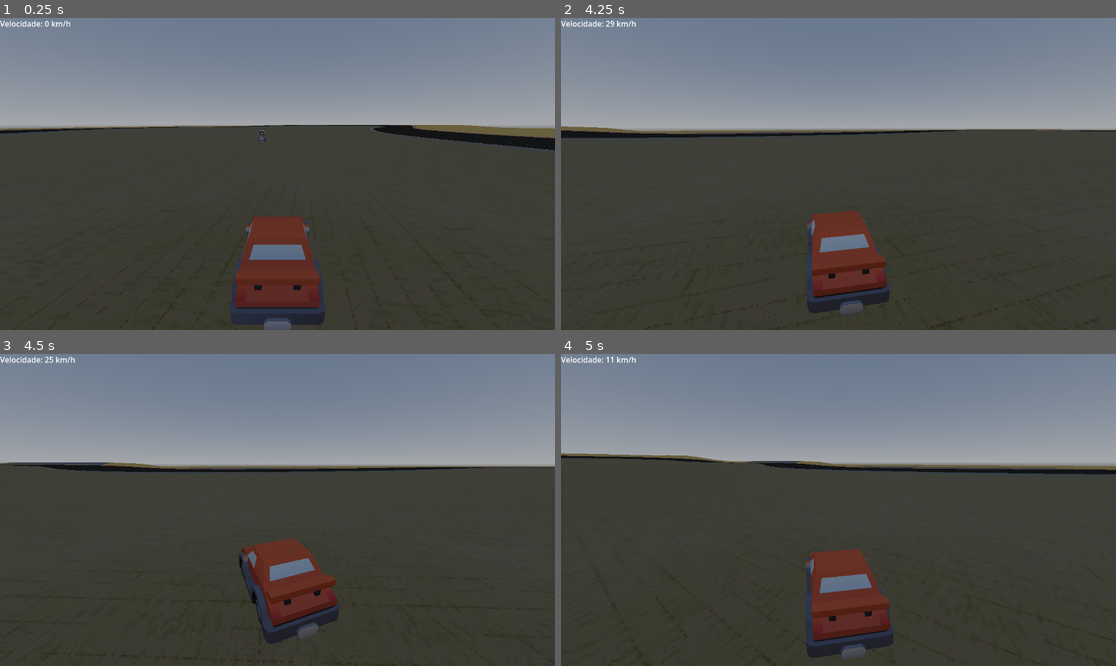
Above: before the commit, frames 1-4 (two rows, left to right).
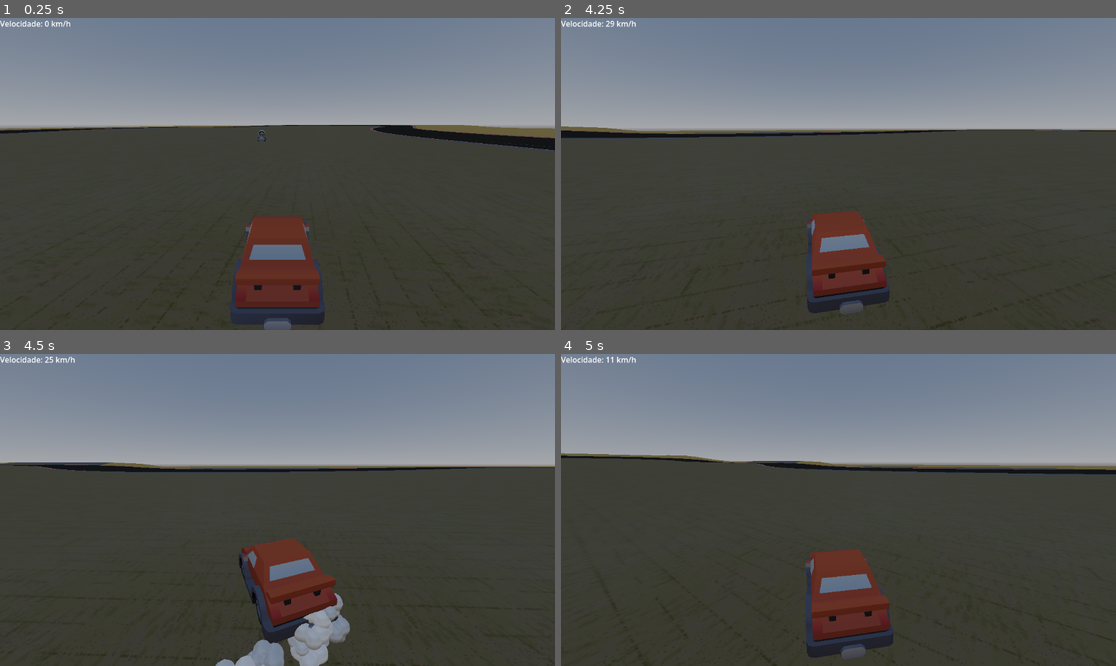
Above: after the commit, the same moments.

Repository: pdovitor/rogue-kart
Game: Godot game, scene res://Scenes/main.tscn
The game is run twice, just before and just after one commit, with the same random seed, the same clock (stepped at 60 frames per second) and the same inputs.
Inputs:
- Up to frame 1 (0.25 s): no input
- Up to frame 2 (4.25 s): hold D (Steer_Right) 0.53-1.28 s; tap Shift (Drift) every 0.75 s from 0.6 to 3.6 s; tap Enter at 1.25 s; hold S (Brake) 1.28-2.03 s; hold D (Steer_Right) 2.03-2.78 s; hold W (Accelerate) 2.78-3.53 s; hold A (Steer_Left) from 3.53 s (still down)
- Up to frame 3 (4.5 s): keep holding A (Steer_Left); tap Shift (Drift) at 4.35 s
- Up to frame 4 (5 s): keep holding A (Steer_Left)

Frames 1-2 are identical in both runs. In frame 3, 1.9% of the frame differs, in the area x 38-64%, y 76-100%; in frame 4, nothing differs.

Commit message:
fumaca drift

Diff:
--- a/Scenes/car.tscn
+++ b/Scenes/car.tscn
@@ -2,6 +2,10 @@
 
 [ext_resource type="Script" uid="uid://va0xom1ifocj" path="res://Scripts/player.gd" id="1_go66d"]
 [ext_resource type="Texture2D" uid="uid://dk3n7wxyuyuo8" path="res://Assets/aliens/colormap.png" id="1_wqo35"]
+[ext_resource type="Shader" uid="uid://dxuqb70coe8h2" path="res://Shaders/smoke_shader.tres" id="3_u41r7"]
+[ext_resource type="Texture2D" uid="uid://by24ursm66ip3" path="res://Assets/texture/T_Noise_001R.png" id="4_aky6y"]
+[ext_resource type="Material" uid="uid://dbc3ki47t7aj6" path="res://Shaders/smoke_particle_process_material.tres" id="5_aky6y"]
+[ext_resource type="ArrayMesh" uid="uid://c7fctk1cdvik0" path="res://Assets/objects/sm_cloud.obj" id="5_aqss3"]
 
 [sub_resource type="PhysicsMaterial" id="PhysicsMaterial_go66d"]
 bounce = 0.1
@@ -231,6 +235,12 @@
 
 [sub_resource type="StandardMaterial3D" id="StandardMaterial3D_argdw"]
 albedo_texture = ExtResource("1_wqo35")
+
+[sub_resource type="ShaderMaterial" id="ShaderMaterial_y3wrf"]
+render_priority = 0
+shader = ExtResource("3_u41r7")
+shader_parameter/Texture_Scale = Vector2(0.5, 0.5)
+shader_parameter/Disolver_Texture = ExtResource("4_aky6y")
 
 [sub_resource type="Animation" id="Animation_go66d"]
 resource_name = "Hop"
@@ -378,6 +388,26 @@
 mesh = SubResource("ArrayMesh_534nx")
 surface_material_override/0 = SubResource("StandardMaterial3D_argdw")
 
+[node name="SmokeParticlesRight" type="GPUParticles3D" parent="SubViewportContainer/SubViewport/Car/Model/body" unique_id=2050426430]
+transform = Transform3D(1, 8.7166654e-08, 8.073556e-08, -8.716663e-08, 0.076492816, 0.99707013, 8.0735504e-08, -0.99707013, 0.076492816, -0.3909385, -0.12912998, -0.44557923)
+material_override = SubResource("ShaderMaterial_y3wrf")
+emitting = false
+amount = 100
+lifetime = 0.35000000000000003
+fixed_fps = 60
+process_material = ExtResource("5_aky6y")
+draw_pass_1 = ExtResource("5_aqss3")
+
+[node name="SmokeParticlesLeft" type="GPUParticles3D" parent="SubViewportContainer/SubViewport/Car/Model/body" unique_id=694478975]
+transform = Transform3D(1, 8.7166654e-08, 8.073556e-08, -8.716663e-08, 0.076492816, 0.99707013, 8.0735504e-08, -0.99707013, 0.076492816, 0.576018, -0.12912998, -0.5371132)
+material_override = SubResource("ShaderMaterial_y3wrf")
+emitting = false
+amount = 100
+lifetime = 0.35000000000000003
+fixed_fps = 60
+process_material = ExtResource("5_aky6y")
+draw_pass_1 = ExtResource("5_aqss3")
+
 [node name="GroundRay" type="RayCast3D" parent="SubViewportContainer/SubViewport/Car" unique_id=673199066]
 
 [node name="DriftTimer" type="Timer" parent="SubViewportContainer/SubViewport" unique_id=1935430453]
--- a/Scripts/player.gd
+++ b/Scripts/player.gd
@@ -11,6 +11,8 @@
 @onready var SpringArm = $SubViewportContainer/SubViewport/SpringArm3D
 @onready var Cam = $SubViewportContainer/SubViewport/SpringArm3D/Camera3D
 @onready var GroundRay = $SubViewportContainer/SubViewport/Car/GroundRay
+@onready var SmokeParticlesRight = $SubViewportContainer/SubViewport/Car/Model/body/SmokeParticlesRight
+@onready var SmokeParticlesLeft = $SubViewportContainer/SubViewport/Car/Model/body/SmokeParticlesLeft
 
 var standard_scale = Vector3(1, 1, 1)
 var squash_scale = Vector3(1.4, 0.5, 1.4) # Achatado no impacto
@@ -152,6 +154,12 @@
 		Cam.h_offset = lerp(Cam.h_offset, 0.0, 15.0 * delta)
 		Cam.v_offset = lerp(Cam.v_offset, 0.0, 15.0 * delta)
 	CarBody.scale = CarBody.scale.lerp(standard_scale, scaling_lerp_speed * delta)
+	if Drifting and Ball.linear_velocity.length() > 2.0:
+		SmokeParticlesRight.emitting = true
+		SmokeParticlesLeft.emitting = true
+	else:
+		SmokeParticlesRight.emitting = false
+		SmokeParticlesLeft.emitting = false
 
 func RotateCar(delta):
 	var new_basis = Car.global_transform.basis.rotated(Car.global_transform.basis.y, rotate_input)
--- /dev/null
+++ b/Shaders/smoke_particle_process_material.tres
@@ -0,0 +1,40 @@
+[gd_resource type="ParticleProcessMaterial" format=3 uid="uid://dbc3ki47t7aj6"]
+
+[sub_resource type="Curve" id="Curve_u41r7"]
+_data = [Vector2(0, 0), 0.0, 0.0, 0, 0, Vector2(1, 1), 2.9662924, 0.0, 0, 0]
+point_count = 2
+
+[sub_resource type="CurveTexture" id="CurveTexture_aky6y"]
+texture_mode = 1
+curve = SubResource("Curve_u41r7")
+
+[sub_resource type="Gradient" id="Gradient_u41r7"]
+offsets = PackedFloat32Array(0, 0.4368421, 1)
+colors = PackedColorArray(0, 0, 0, 1, 0.55263156, 0.55263156, 0.55263156, 1, 0.74138474, 0.7413847, 0.74138457, 1)
+
+[sub_resource type="GradientTexture1D" id="GradientTexture1D_aky6y"]
+gradient = SubResource("Gradient_u41r7")
+
+[sub_resource type="Curve" id="Curve_argdw"]
+_data = [Vector2(0, 0.30337083), 0.0, 0.0, 0, 0, Vector2(1, 0.77528095), 0.0, 0.0, 0, 0]
+point_count = 2
+
+[sub_resource type="CurveTexture" id="CurveTexture_lh2yg"]
+curve = SubResource("Curve_argdw")
+
+[resource]
+particle_flag_rotate_y = true
+emission_shape = 1
+emission_sphere_radius = 0.5
+angle_min = -179.99998
+angle_max = 180.00002
+inherit_velocity_ratio = 1.0
+direction = Vector3(-0.3, 1, 0)
+initial_velocity_min = 3.0
+initial_velocity_max = 4.0
+gravity = Vector3(0, 0.72, 0)
+scale_min = 0.5
+scale_max = 0.5
+scale_curve = SubResource("CurveTexture_lh2yg")
+color_ramp = SubResource("GradientTexture1D_aky6y")
+alpha_curve = SubResource("CurveTexture_aky6y")
--- /dev/null
+++ b/Shaders/smoke_shader.tres
@@ -0,0 +1,44 @@
+[gd_resource type="VisualShader" format=3 uid="uid://dxuqb70coe8h2"]
+
+[sub_resource type="VisualShaderNodeTexture2DParameter" id="VisualShaderNodeTexture2DParameter_j3afs"]
+parameter_name = "Disolver_Texture"
+texture_type = 1
+
+[sub_resource type="VisualShaderNodeTexture" id="VisualShaderNodeTexture_kn6ue"]
+expanded_output_ports = [0]
+source = 5
+
+[sub_resource type="VisualShaderNodeUVFunc" id="VisualShaderNodeUVFunc_gr0fw"]
+function = 1
+
+[sub_resource type="VisualShaderNodeVec2Parameter" id="VisualShaderNodeVec2Parameter_wgot4"]
+parameter_name = "Texture_Scale"
+default_value_enabled = true
+default_value = Vector2(1, 1)
+
+[sub_resource type="VisualShaderNodeInput" id="VisualShaderNodeInput_kjwo1"]
+expanded_output_ports = [0]
+input_name = "color"
+
+[sub_resource type="VisualShaderNodeColorConstant" id="VisualShaderNodeColorConstant_llm0j"]
+constant = Color(0, 0, 0, 1)
+
+[resource]
+modes/cull = 2
+modes/diffuse = 3
+modes/specular = 1
+nodes/vertex/0/position = Vector2(840, 180)
+nodes/fragment/0/position = Vector2(1140, 260)
+nodes/fragment/2/node = SubResource("VisualShaderNodeTexture2DParameter_j3afs")
+nodes/fragment/2/position = Vector2(340, 700)
+nodes/fragment/3/node = SubResource("VisualShaderNodeTexture_kn6ue")
+nodes/fragment/3/position = Vector2(720, 500)
+nodes/fragment/4/node = SubResource("VisualShaderNodeUVFunc_gr0fw")
+nodes/fragment/4/position = Vector2(420, 340)
+nodes/fragment/5/node = SubResource("VisualShaderNodeVec2Parameter_wgot4")
+nodes/fragment/5/position = Vector2(-40, 380)
+nodes/fragment/6/node = SubResource("VisualShaderNodeInput_kjwo1")
+nodes/fragment/6/position = Vector2(500, 1100)
+nodes/fragment/7/node = SubResource("VisualShaderNodeColorConstant_llm0j")
+nodes/fragment/7/position = Vector2(660, 200)
+nodes/fragment/connections = PackedInt32Array(2, 0, 3, 2, 3, 1, 0, 1, 4, 0, 3, 0, 5, 0, 4, 1, 6, 4, 0, 19, 6, 0, 0, 5)
Not shown, added: Assets/objects/sm_cloud.obj
Not shown, added: Assets/objects/sm_cloud.obj.import
Binary file added: Assets/texture/T_MarbleNoise5_tiled.png
Not shown, added: Assets/texture/T_MarbleNoise5_tiled.png.import
Binary file added: Assets/texture/T_Noise_001R.png
Not shown, added: Assets/texture/T_Noise_001R.png.import
Binary file added: Assets/texture/T_PerlinNoise_Tiled11_inv.png
Not shown, added: Assets/texture/T_PerlinNoise_Tiled11_inv.png.import
